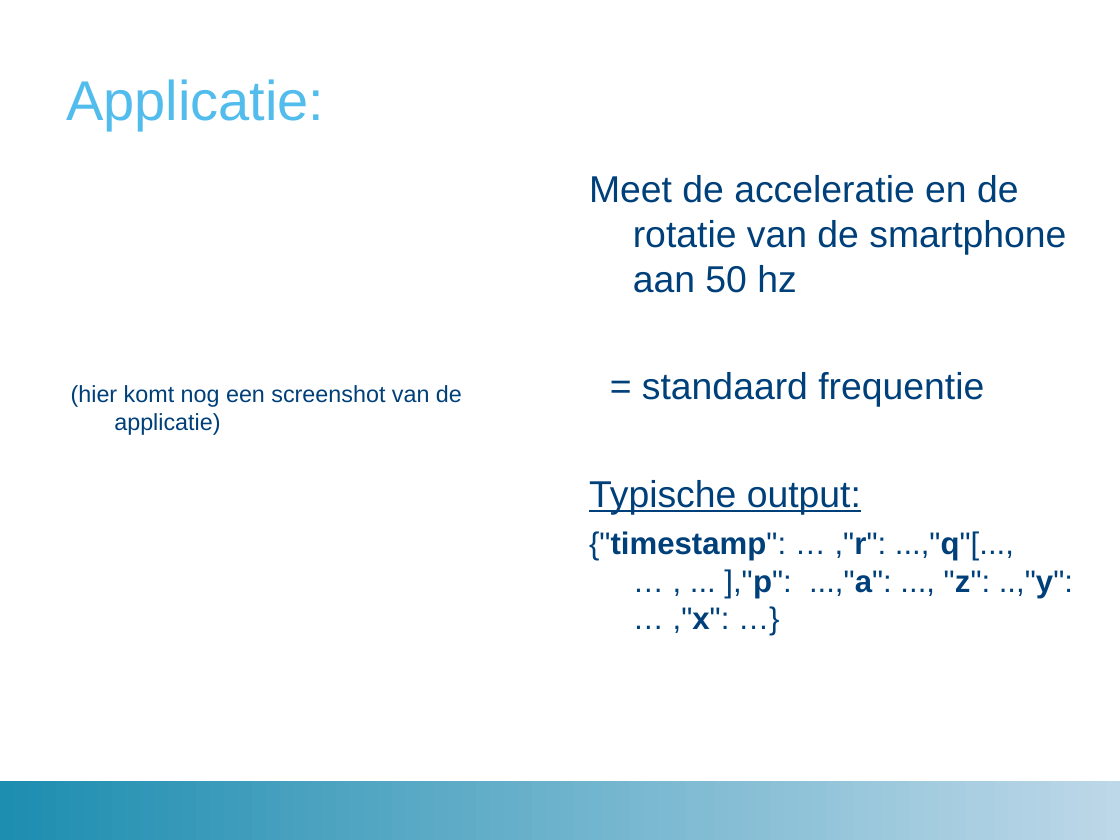
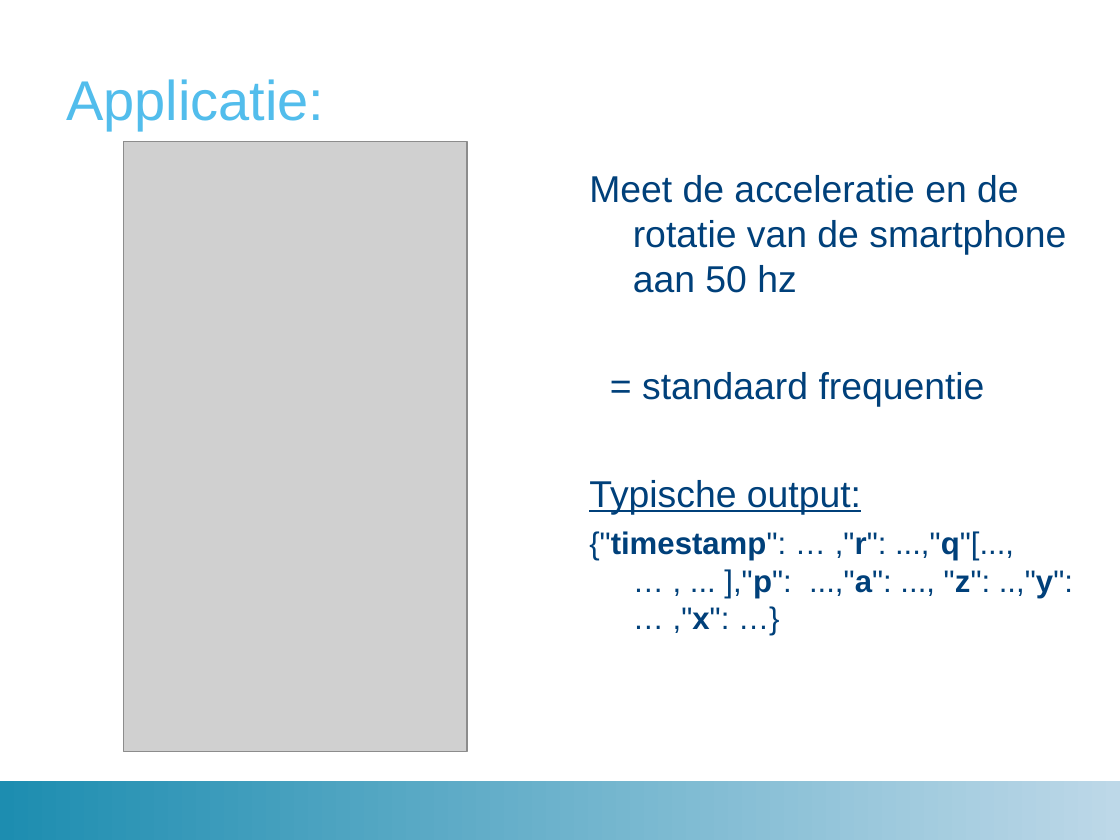
Before and after one commit to MennoK/Bachelorproef, a slide deck: slide 6 of Eerste presentatie/presentatie17-11.ppt. Drawn at 1120x840 pixels with LibreOffice and Linux fonts; fonts in the diff are those of the drawing; grey boxes stand for pictures; background and template pictures are left out. Boxes give left, top, right and bottom in pixels: in the first picture for what was removed or moved away, otherwise in the second. Text is boxed around its words. In the diff, an @@ line names an element or a change of style, - is before the commit and + after.

Commit message:
screenshot app toegevoegd

```diff
--- a/Eerste presentatie/presentatie17-11.ppt
+++ b/Eerste presentatie/presentatie17-11.ppt
@@ picture added at (x1=123, y1=141, x2=467, y2=752) @@
@@ text removed at (x1=71, y1=385, x2=462, y2=435) @@
-(hier komt nog een screenshot van de applicatie)
```
Also in this commit, not shown: 3 other slides changed.
